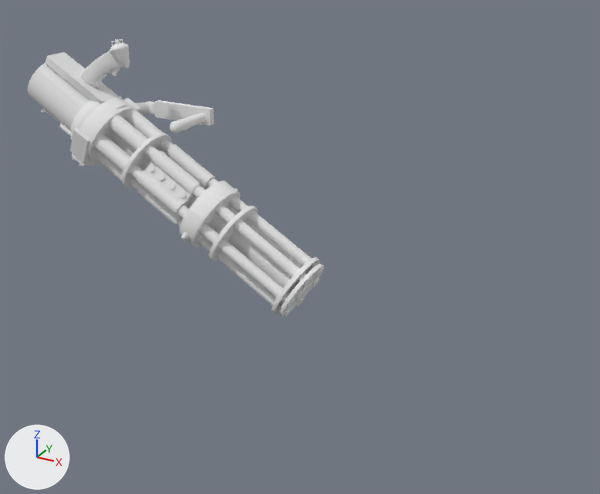
A saved change to the Blender file Brutaldoom_blend_files/Minigun/br_minigun_f.blend.
Both versions are drawn from a 50 mm lens placed at (155.8, -148.3, 19.7), pointed at (71.0, 6.0, -57.5). The lights are fixed; the arrows at lower left show +X, +Y and +Z.

Objects in the first picture: 'Grip', 'Pipe', 'Runko'.
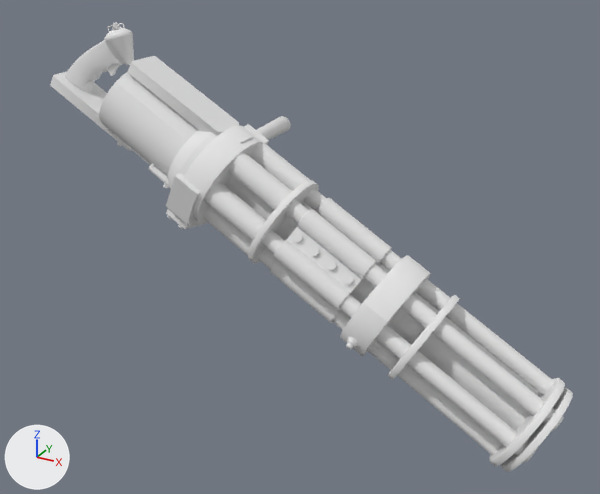
Pixel boxes (x1, y1, x2, y2) of what changed, in the pictures (600 x 494 px):
'Pipe', moved, rescaled (60% wider, 57% taller)
    before: (93, 107, 324, 317)
    after: (203, 141, 573, 472)
'Runko', reshaped, moved, rescaled (9% narrower, 51% taller)
    before: (27, 52, 214, 166)
    after: (99, 56, 269, 229)
'Grip', moved, rescaled (40% wider, 42% taller)
    before: (81, 39, 130, 88)
    after: (65, 22, 134, 92)
'Runko.001', added
    after: (50, 72, 131, 150)
'Runko.003', added
    after: (257, 116, 291, 140)
part 1 of me_meshes_2__292, deleted
    before: (135, 100, 214, 134)

Diff of the bpy script that builds the scene:
```diff
--- a/Brutaldoom_blend_files/Minigun/br_minigun_f.blend.py
+++ b/Brutaldoom_blend_files/Minigun/br_minigun_f.blend.py
@@ me_meshes_2__292 @@
 # used by ob_runko; location = (36.4, 11.6, -27.2); rotation_euler = (-0.518, -0.0101, -1.565), in degrees (-30, -0.6, -90); scale = (1.52, 1.12, 1.32)
-me_meshes_2__292.from_pydata(...)  # 2345 vertices, 2407 faces; spans x -0.1..13.4, y -26.7..8.9, z -18.8..1.6
+me_meshes_2__292.from_pydata(...)  # 2108 vertices, 2139 faces; spans x 1.2..13.4, y -26.7..-5.9, z -18.8..-4.5
+# me_meshes_2__292 part 1: 15 loose pieces with 237 vertices, spanning x -0.1..8.7, y -11.9..8.9, z -10.0..1.6, are deleted
 me_meshes_2__292.materials.append(mat_minigun_png)
@@ me_meshes_2__000 @@
+me_meshes_2__000.from_pydata(...)  # 62 vertices, 54 faces; spans x 5.6..9.6, y -43.0..-26.5, z -15.0..-13.6
+me_meshes_2__000.polygons.foreach_set('use_smooth', [True] * 54)
+me_meshes_2__000.materials.append(mat_minigun_png)  # its picture is missing
@@ me_meshes_2__316 @@
+me_meshes_2__316.from_pydata(...)  # 111 vertices, 164 faces; spans x -4.06..4.06, y -1.26..1.26, z -1.07..1.07
+me_meshes_2__316.polygons.foreach_set('use_smooth', [True] * 164)
+me_meshes_2__316.materials.append(mat_minigun_png)  # its picture is missing
@@ ob_runko @@
 ob_runko = bpy.data.objects.new('Runko', me_meshes_2__292)
-ob_runko.location = (36.4, 11.6, -27.2)
+ob_runko.location = (75.1, 16.8, -29.8)
 ob_runko.rotation_euler = (-0.518, -0.0101, -1.565)  # degrees (-30, -0.6, -90)
-ob_runko.scale = (1.52, 1.12, 1.32)
+ob_runko.scale = (2.17, 1.6, 1.89)
@@ ob_grip @@
 ob_grip = bpy.data.objects.new('Grip', me_meshes_3__127)
-ob_grip.location = (15.6, -27.0, -29.8)
+ob_grip.location = (10.8, -38.6, -33.4)
 ob_grip.rotation_euler = (-2.947, 0.489, 0.398)  # degrees (-169, 28, 23)
+ob_grip.scale = (1.43, 1.43, 1.43)
@@ ob_pipe @@
 ob_pipe = bpy.data.objects.new('Pipe', me_meshes_1__022)
-ob_pipe.location = (-47.6, 0.0, 5.5)
+ob_pipe.location = (-45.0, 0.3, 17.0)
 ob_pipe.rotation_euler = (2.13, 0.524, 0.0)  # degrees (122, 30, 0)
+ob_pipe.scale = (1.43, 1.43, 1.43)
@@ ob_runko_001 @@
+ob_runko_001 = bpy.data.objects.new('Runko.001', me_meshes_2__000)
+ob_runko_001.location = (82.5, 16.6, -34.1)
+ob_runko_001.rotation_euler = (-0.518, -0.0101, -1.565)  # degrees (-30, -0.6, -90)
+ob_runko_001.scale = (2.17, 1.6, 1.89)
@@ ob_runko_003 @@
+ob_runko_003 = bpy.data.objects.new('Runko.003', me_meshes_2__316)
+ob_runko_003.location = (55.2, 18.7, -35.3)
+ob_runko_003.rotation_euler = (-1.74, 0.00202, 1.582)  # degrees (-100, 0.1, 91)
+ob_runko_003.scale = (2.17, 1.6, 1.89)
```
